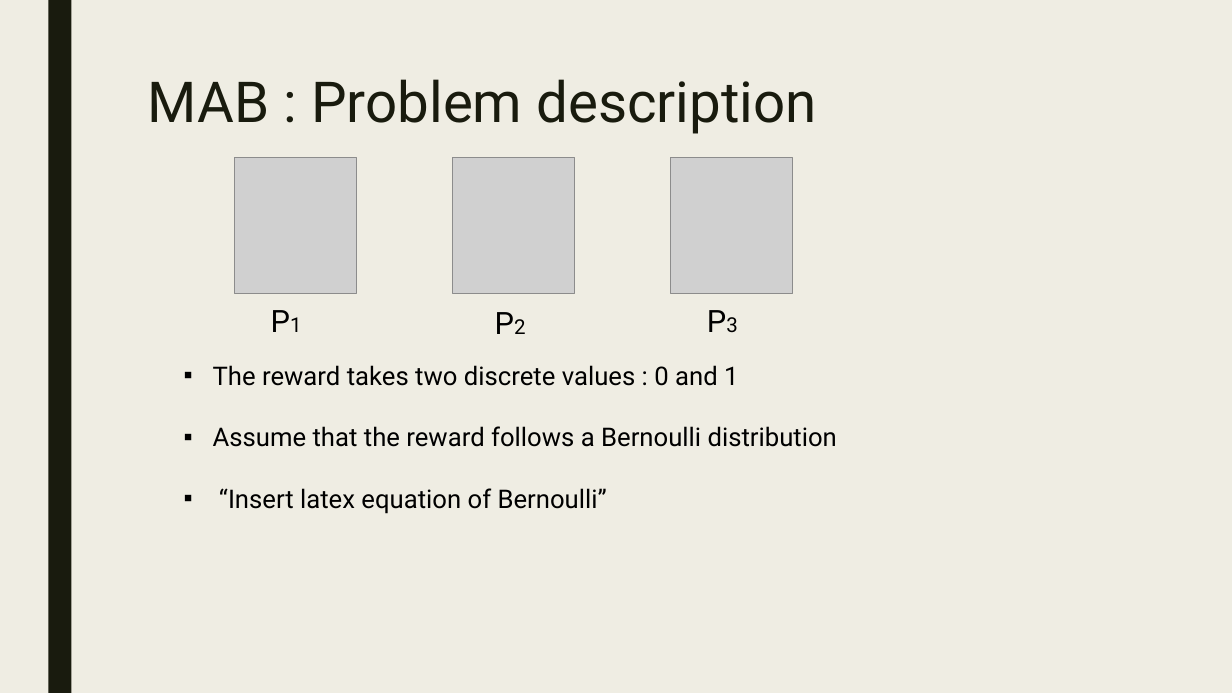
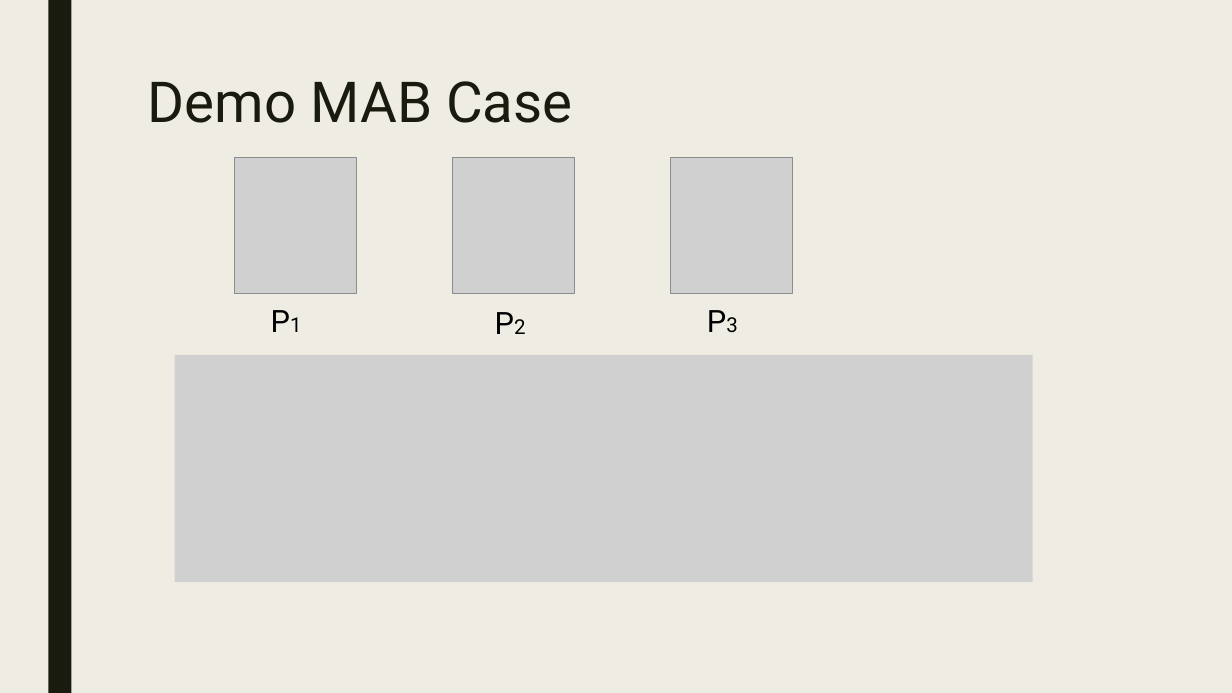
Before and after one commit to CourseReps/ECEN689-Fall2018, a slide deck: slide 9 of Students/mason-rumuly/tutorial/Thompson Sampling.pptx (slide 10 before the commit). Drawn at 1232x693 pixels with LibreOffice and Linux fonts; fonts in the diff are those of the drawing; grey boxes stand for pictures. Boxes give left, top, right and bottom in pixels: in the first picture for what was removed or moved away, otherwise in the second. Text is boxed around its words. In the diff, an @@ line names an element or a change of style, - is before the commit and + after.

```diff
--- a/Students/mason-rumuly/tutorial/Thompson Sampling.pptx
+++ b/Students/mason-rumuly/tutorial/Thompson Sampling.pptx
@@ title at <box>148,81,572,123</box>: text changed @@
-MAB : Problem description
+Demo MAB Case
@@ picture added at <box>175,355,1033,582</box> @@
@@ text removed at <box>213,365,837,514</box> @@
-▪ The reward takes two discrete values : 0 and 1
-▪ Assume that the reward follows a Bernoulli distribution
-▪ “Insert latex equation of Bernoulli”
```
Also in this commit, not shown: 5 other slides changed, 2 slides added, 2 slides removed, 2 other files.
